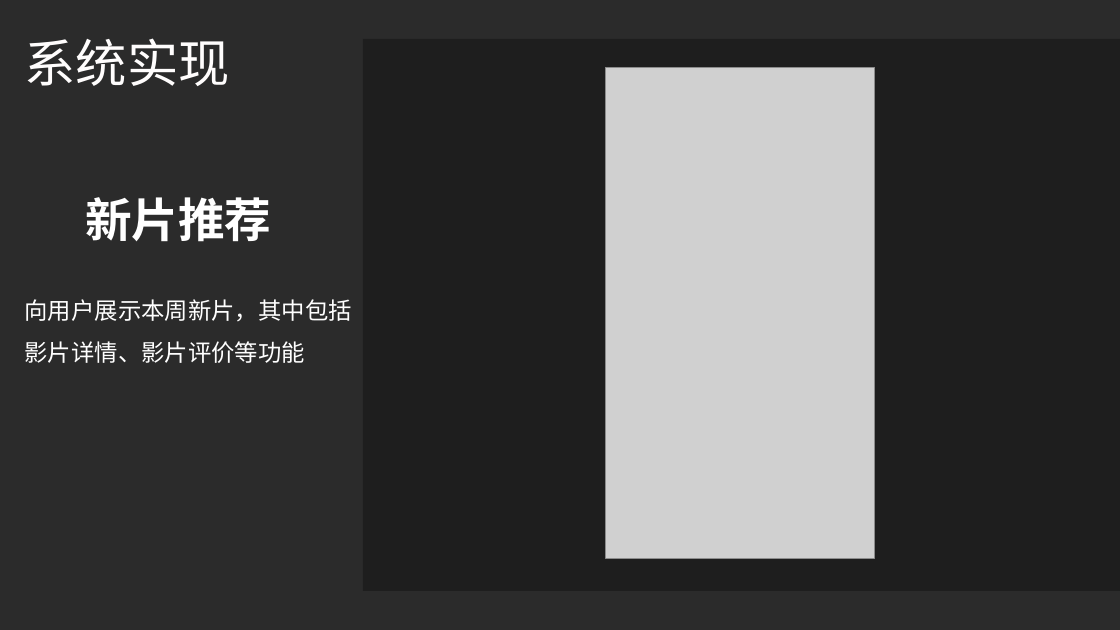
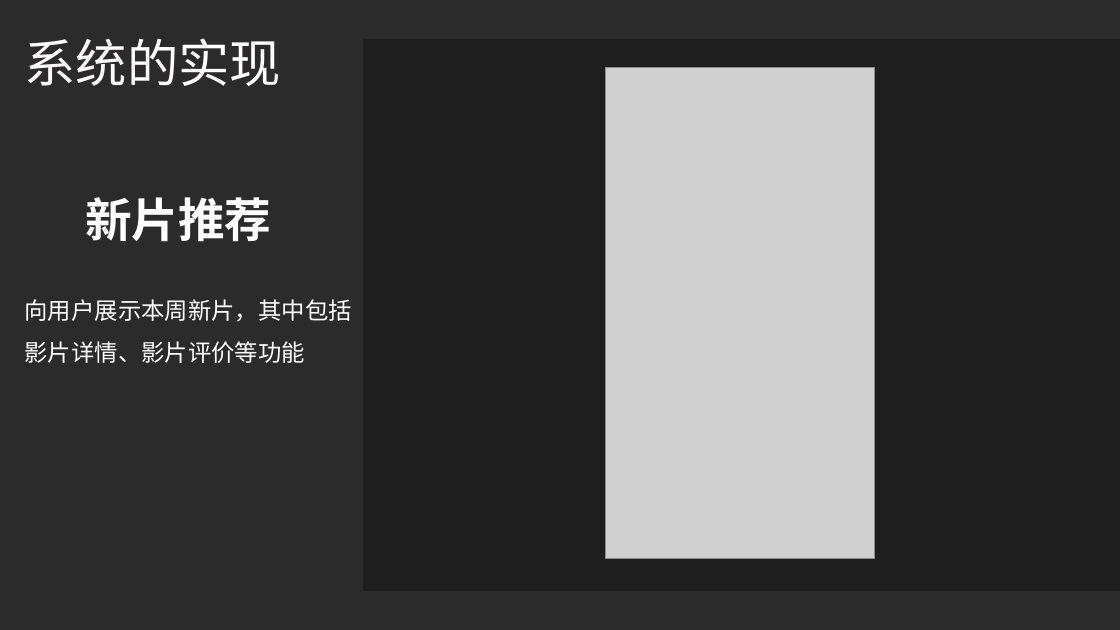
Before and after one commit to lhch102/doc, a slide deck: slide 26 of 夜本毕设资料/夜大本科论文/李虎城-IDEAL-答辩PPT.pptx (slide 21 before the commit). Drawn at 1120x630 pixels with LibreOffice and Linux fonts; fonts in the diff are those of the drawing; grey boxes stand for pictures; background and template pictures are left out; a plain dark background stands for a picture behind light text. Boxes give left, top, right and bottom in pixels: in the first picture for what was removed or moved away, otherwise in the second. Text is boxed around its words. In the diff, an @@ line names an element or a change of style, - is before the commit and + after.

```diff
--- a/夜本毕设资料/夜大本科论文/李虎城-IDEAL-答辩PPT.pptx
+++ b/夜本毕设资料/夜大本科论文/李虎城-IDEAL-答辩PPT.pptx
@@ text at [24, 38, 281, 86]: text changed @@
-系统实现
+系统的实现
```
Also in this commit, not shown: 12 other slides changed, 10 slides added, 3 other files.
